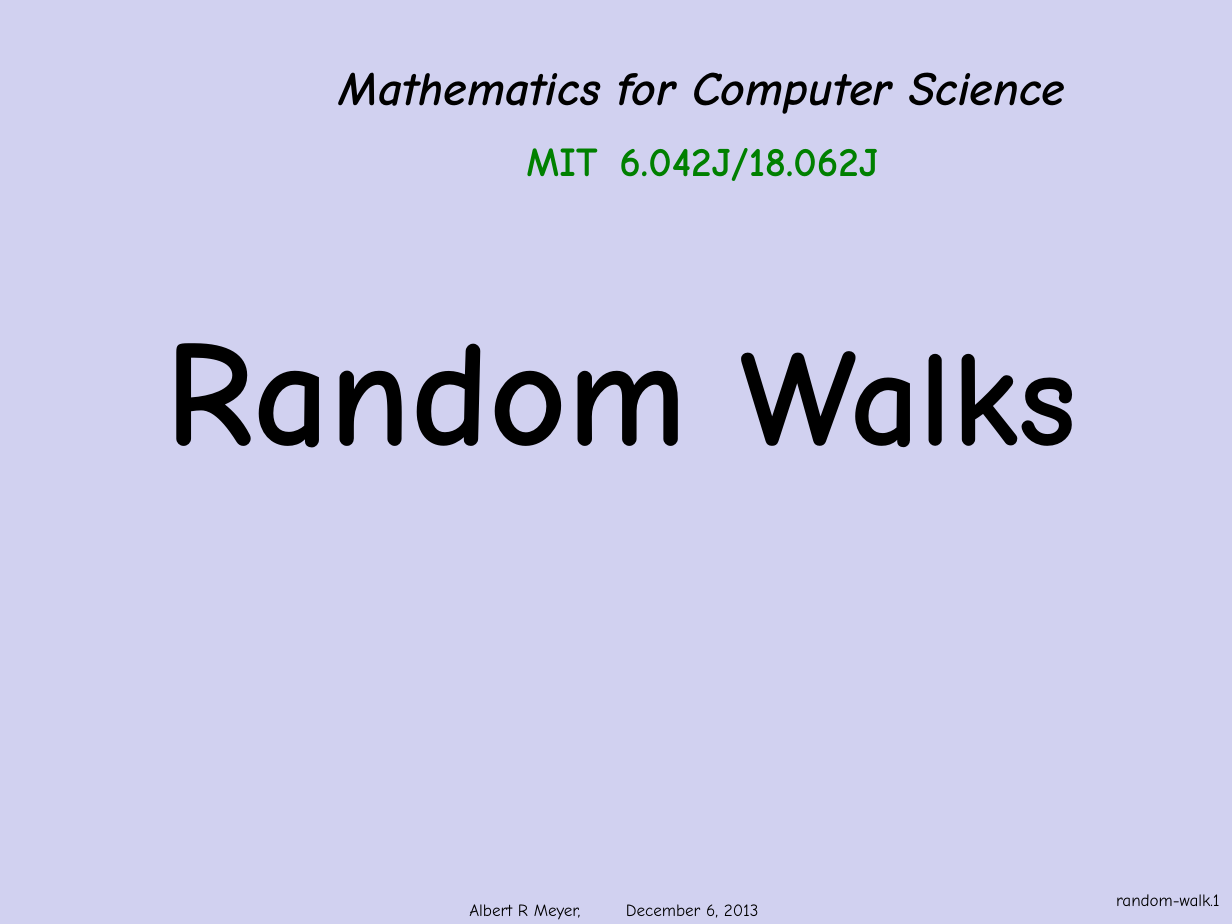
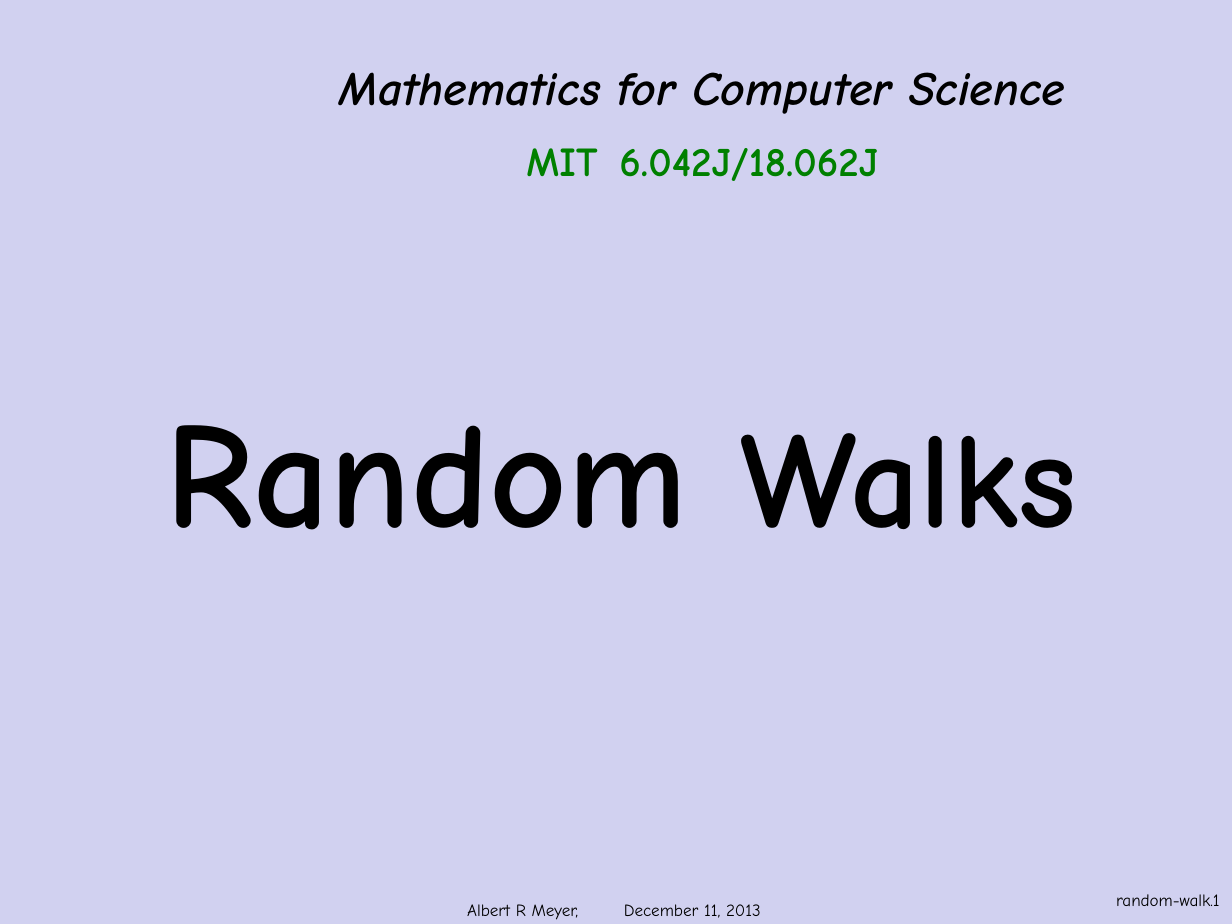
Before and after one commit to armeyer/mcs_web, a slide deck: slide 1 of fall13/slidesF13/random-walks.pptx. Drawn at 1232x924 pixels with LibreOffice and Linux fonts; fonts in the diff are those of the drawing; background and template pictures are left out. Boxes give left, top, right and bottom in pixels: in the first picture for what was removed or moved away, otherwise in the second. Text is boxed around its words. In the diff, an @@ line names an element or a change of style, - is before the commit and + after.

Commit message:
edit random-walks, stationary-distribution, page-rank.pptx

```diff
--- a/fall13/slidesF13/random-walks.pptx
+++ b/fall13/slidesF13/random-walks.pptx
@@ title "Random Walks": place and size @@
-title "Random Walks" at (165,343,1077,448)
+title "Random Walks" at (165,425,1077,530)
@@ text at (467,904,761,920): text changed @@
-Albert R Meyer, December 6, 2013
+Albert R Meyer, December 11, 2013
```
Also in this commit, not shown: 12 other slides changed, 2 other files.
